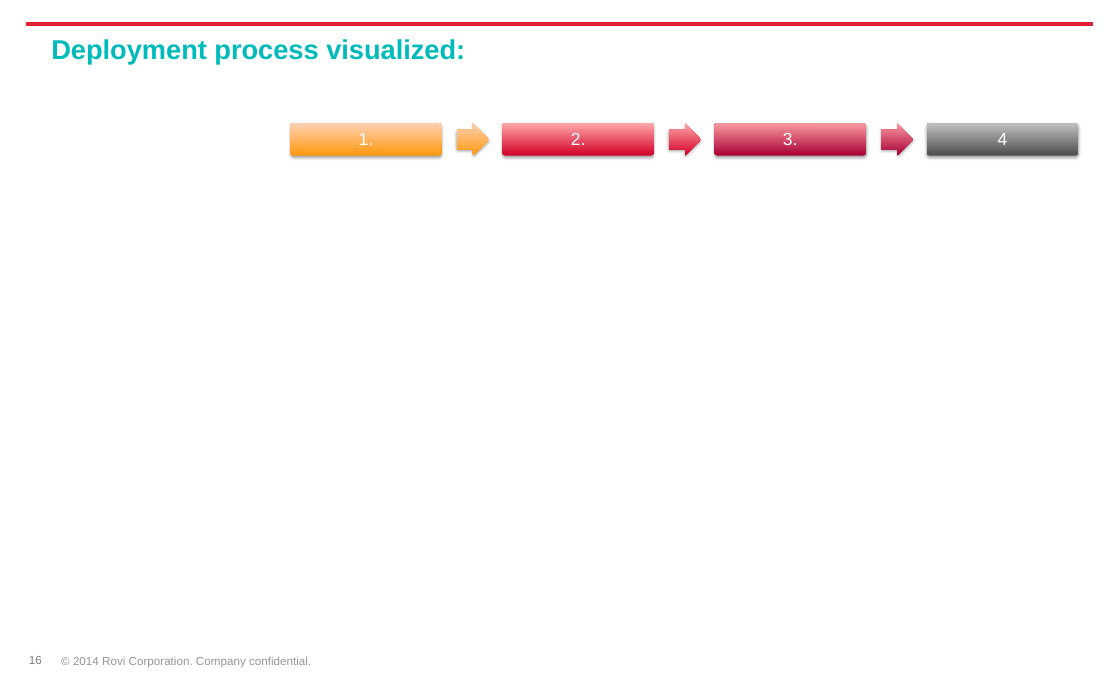
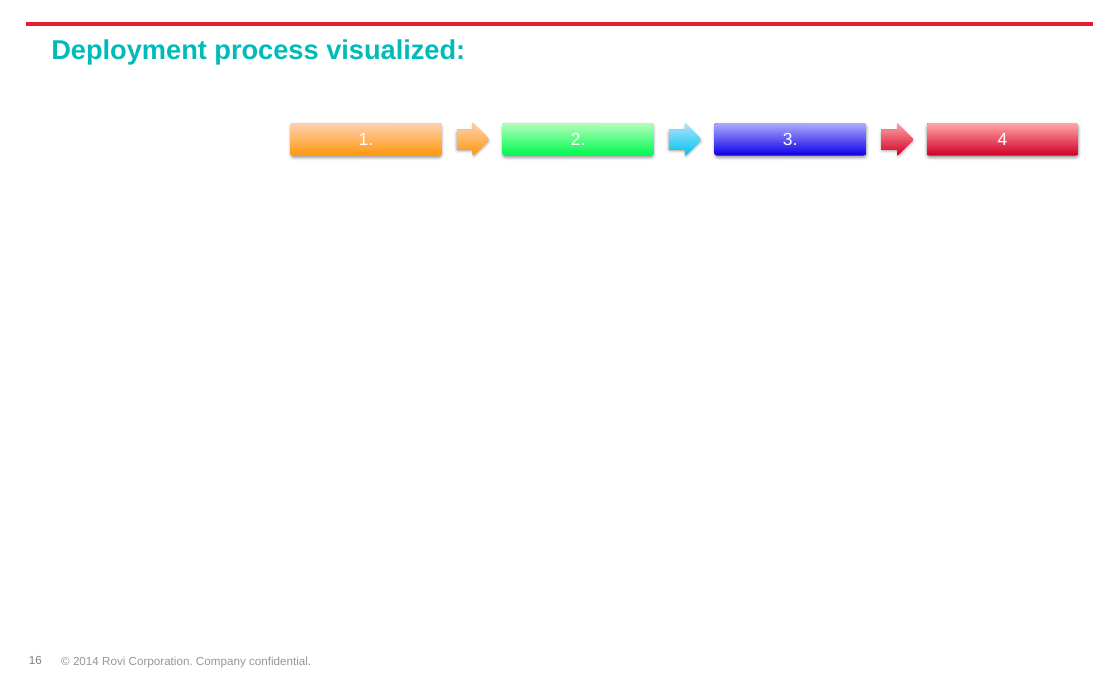
Before and after one commit to gevgev/subscribers, a slide deck: slide 16 of docker-kubernetes-intro-starting-a-project.pptx. Drawn at 1120x700 pixels with LibreOffice and Linux fonts; fonts in the diff are those of the drawing; background and template pictures are left out. Boxes give left, top, right and bottom in pixels: in the first picture for what was removed or moved away, otherwise in the second. Text is boxed around its words. In the diff, an @@ line names an element or a change of style, - is before the commit and + after.

Commit message:
ppts for initial deployment and rolling update - minor

```diff
--- a/docker-kubernetes-intro-starting-a-project.pptx
+++ b/docker-kubernetes-intro-starting-a-project.pptx
@@ rounded rectangle at bbox=[503, 123, 654, 155]: fill gradient #D30028 to #FFA8AA to gradient #00FB50 to #B4FFBC @@
@@ right arrow at bbox=[669, 123, 701, 155]: fill gradient #D30028 to #FFA8AA to gradient #00C3F1 to #B1E5FF @@
@@ rounded rectangle at bbox=[715, 123, 866, 155]: fill gradient #A80035 to #FB9AA2 to gradient #0F00E7 to #AFAEFF @@
@@ right arrow at bbox=[881, 123, 914, 155]: fill gradient #A80035 to #FB9AA2 to gradient #D30028 to #FFA8AA @@
@@ rounded rectangle at bbox=[927, 123, 1078, 155]: fill gradient #4E4E4E to #C2C2C2 to gradient #D30028 to #FFA8AA @@
```
